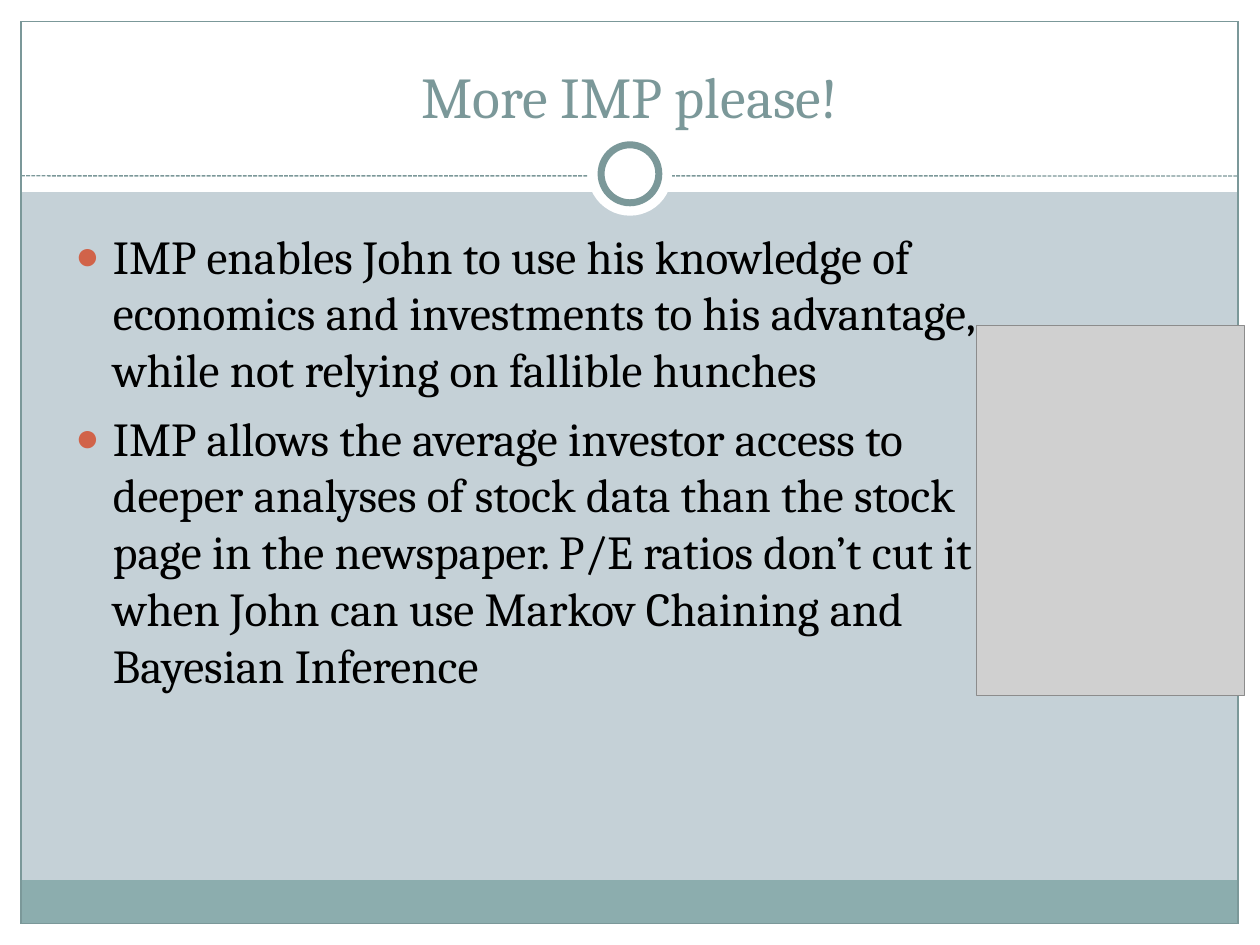
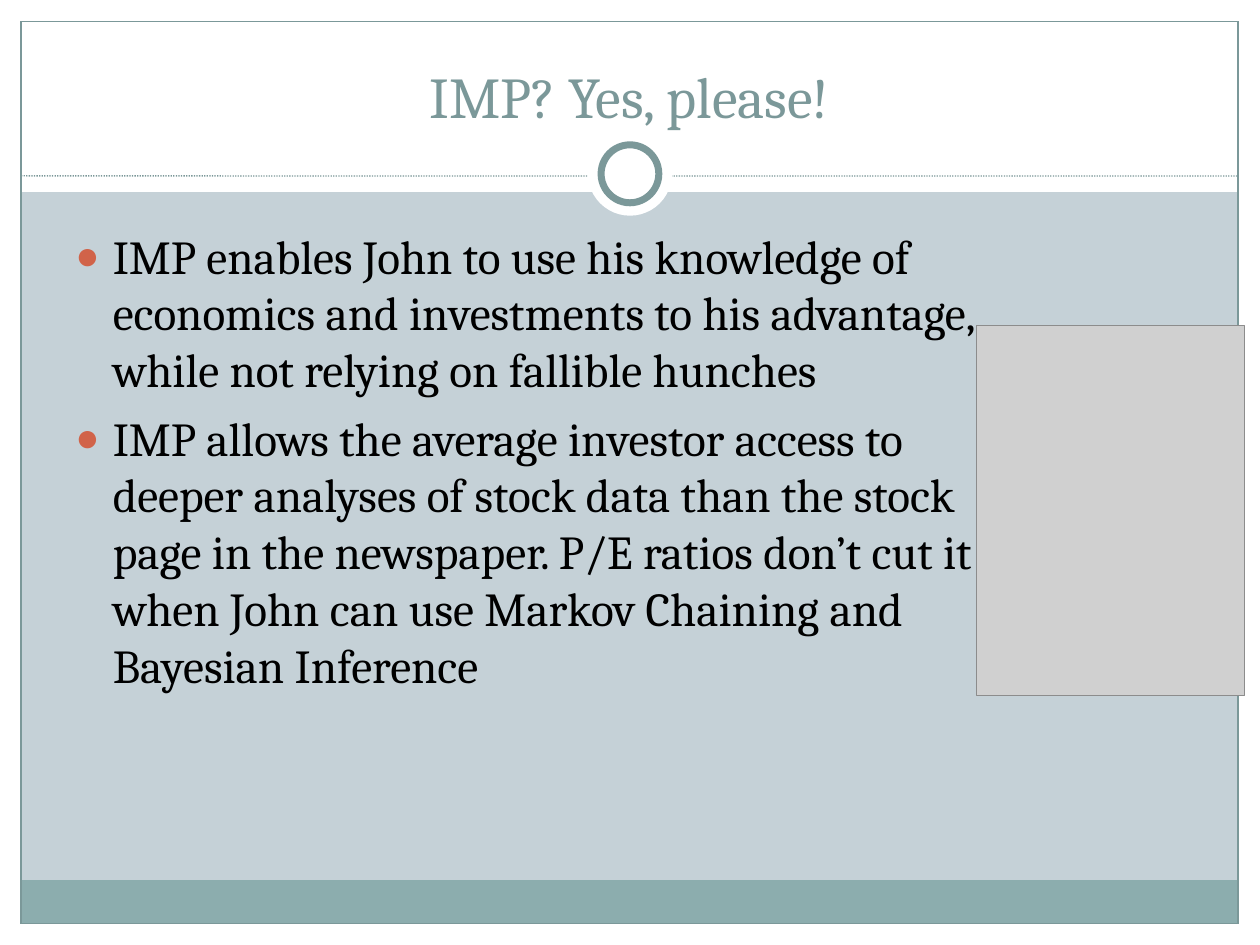
Before and after one commit to ChrisBye/rpi-imp, a slide deck: slide 8 of final presentation/justification and vision.ppt. Drawn at 1260x945 pixels with LibreOffice and Linux fonts; fonts in the diff are those of the drawing; grey boxes stand for pictures. Boxes give left, top, right and bottom in pixels: in the first picture for what was removed or moved away, otherwise in the second. Text is boxed around its words. In the diff, an @@ line names an element or a change of style, - is before the commit and + after.

Commit message:
Final presentation

```diff
--- a/final presentation/justification and vision.ppt
+++ b/final presentation/justification and vision.ppt
@@ text at box(430, 78, 830, 130): text changed @@
-More IMP please!
+IMP? Yes, please!
```
Also in this commit, not shown: 1 other slide changed, 2 other files.
